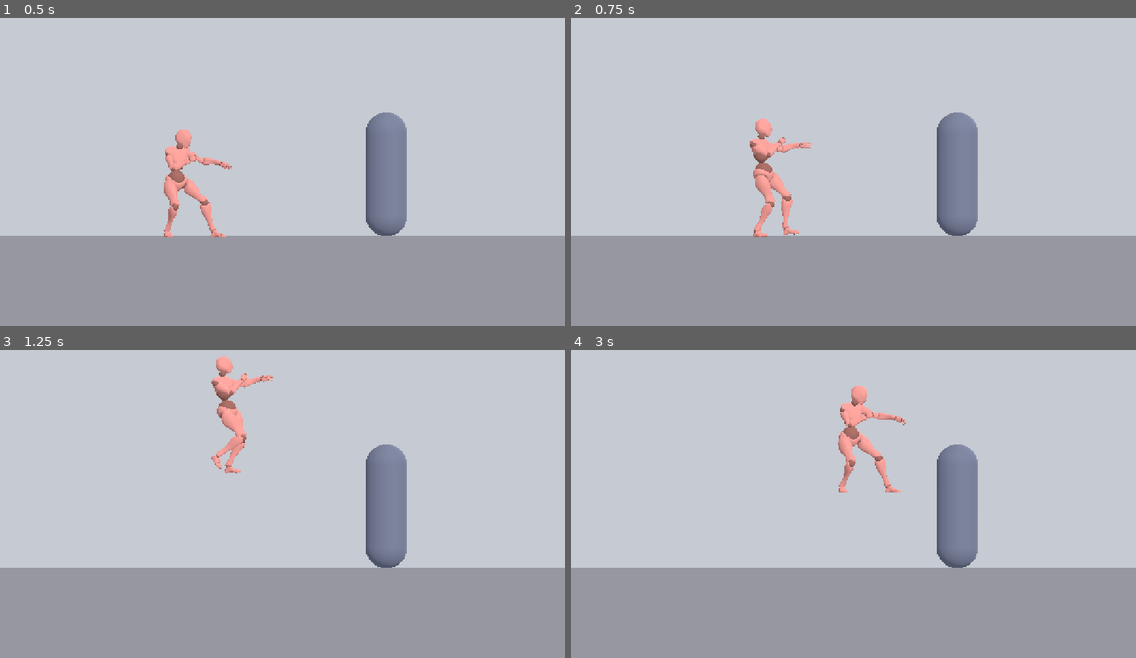
Above: before the commit, frames 1-4 (two rows, left to right).
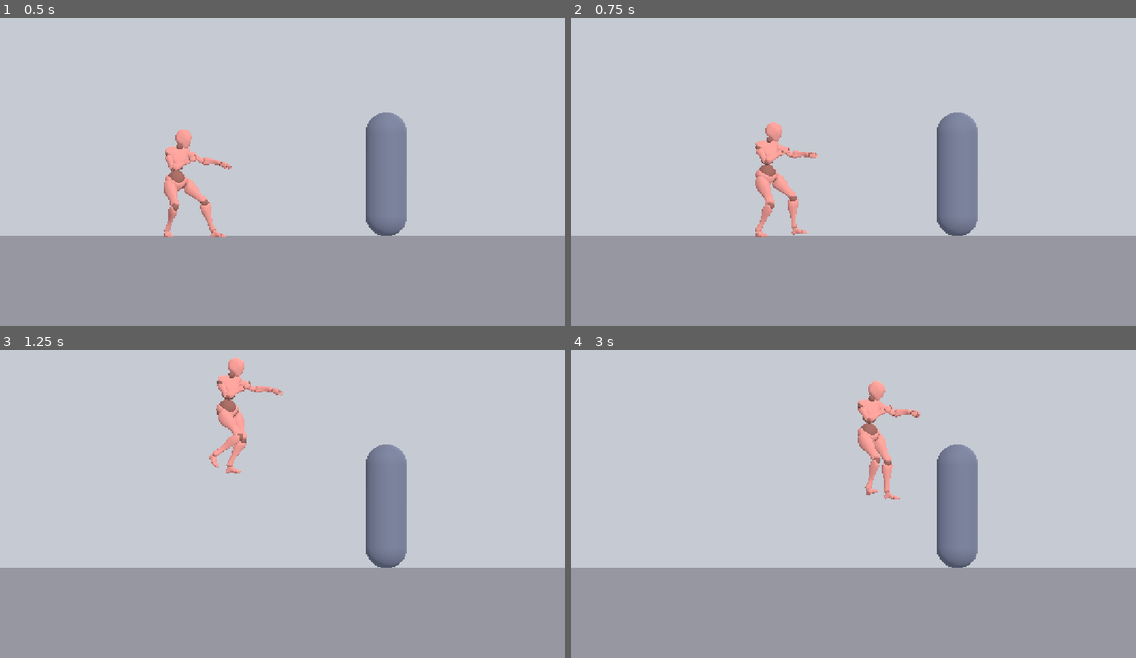
Above: after the commit, the same moments.

Repository: RJL-Marquez/RIVEN
Game: Godot game, scene res://scenes/Arena3D.tscn
Same seed, same stepped clock (60 frames per second), same inputs: the game is played once before the commit and once after it.
Inputs:
- Up to frame 1 (0.5 s): no input
- Up to frame 2 (0.75 s): hold D (move_right) from 0.53 s (still down); hold S (crouch) from 0.53 s (still down)
- Up to frame 3 (1.25 s): keep holding D (move_right); keep holding S (crouch); tap W (jump) at 0.77 s
- Up to frame 4 (3 s): release D (move_right) at 1.28 s; release S (crouch) at 1.28 s; hold Down 1.28-2.03 s; tap J (attack) at 1.35 s; tap W (jump) at 1.52 s; tap S (crouch) at 1.55, 2.85 s; hold D (move_right) 2.03-2.78 s; hold S (crouch) 2.03-2.78 s; tap L (block) at 2.1 s; hold Up from 2.78 s (still down)

Frame 1 is identical in both runs. In frame 2, 1.3% of the frame differs, in the area x 31-44%, y 32-72%; in frame 3, 1.0%; in frame 4, 2.1%, in the area x 47-62%, y 10-49%.

Commit message:
Phase 1: walk holds the idle fighting stance (hunch + guard), soft transitions
While walking, the upper body holds the idle posture (hunged torso + guard
arms) and the pelvis tilts into the stance; thighs are compensated so the
feet and knees keep the natural walk motion and stay planted. Idle <-> walk
cross-fades softly (no snap). Deeper crouch is deferred to the real character
mesh — forcing it kinks the Beta placeholder's knees.

Co-Authored-By: Claude Opus 4.8 <noreply@anthropic.com>

Diff:
--- a/actors/fighter3d/fighter3d.gd
+++ b/actors/fighter3d/fighter3d.gd
@@ -1,9 +1,14 @@
 extends CharacterBody3D
 ## 2.5D fighter: a 3D body constrained to the 2D fighting plane (moves on X,
 ## jumps on Y, pinned to Z = 0), facing the opponent. The Mixamo character +
-## its clips live under the Model node. Locomotion is a simple idle <-> walk
-## (forward / backward), with the idle's fighting guard (arms + fists) blended
-## onto the walking legs, fading in/out so there's no pop at idle <-> walk.
+## its clips live under the Model node.
+##
+## Walk = the reference Mixamo walk's FEET with the upper body held in the idle
+## fighting stance: the upper body holds the idle posture (hunged torso + guard
+## arms) and the pelvis tilts forward toward the idle (thighs compensated so the
+## feet keep the walk motion, knees untouched so they stay natural). A deeper
+## crouch is deferred until the real character mesh replaces this placeholder —
+## forcing it here just kinks the Beta mesh's knees.
 
 @export var speed := 1.0       # forward m/s — matches the Walking clip's stride
 @export var back_speed := 1.1  # retreat m/s — matches the Walking Backwards clip
@@ -11,14 +16,18 @@
 @export var jump_velocity := 7.0
 @export var opponent_path: NodePath
 
-## Height tweak: raise if the feet clip INTO the floor, lower (even negative)
-## if they FLOAT above it. Editable in the Inspector.
+## Height tweak: raise if feet clip INTO the floor, lower (even negative) if they
+## FLOAT above it. Editable in the Inspector.
 @export var foot_offset := -0.02
+
+## How much the torso hunches into the idle fighting stance while walking
+## (1 = full idle hunch, 0 = the walk's own upright torso).
+@export_range(0.0, 1.0) var stance_blend := 1.0
 
 const IDLE := "mixamo_com"       # Fight Idle clip baked into the character FBX
 const INPUT_DEADZONE := 0.2
-const BLEND := 0.15          # clip cross-fade time (idle <-> walk)
-const GUARD_FADE := 6.5      # upper-body guard blend rate (~0.15s to full)
+const BLEND := 0.32          # clip cross-fade time (idle <-> walk) — soft, not snappy
+const OVERLAY_FADE := 3.2    # stance overlay blend rate (~0.3s to full)
 
 ## The two sustained walk loops (exported from Mixamo, dropped in this folder).
 const CLIPS := {
@@ -35,14 +44,15 @@
 var _ap: AnimationPlayer
 var _state := S_IDLE
 var _clips_ok := {}
-
-# Upper-body guard pose captured from the idle, re-applied over the walk.
-var _upper_bones: Array[int] = []
+var _overlay := 0.0          # 0 = pure walk anim, 1 = full idle stance
+
+# Bone groups.
+var _upper_bones: Array[int] = []   # torso/head/arms -> hold idle posture
+var _thigh_bones: Array[int] = []   # UpLeg -> compensate for the pelvis tilt
 var _hips_bone := -1
-var _guard_pos := {}
-var _guard_rot := {}
-var _guard_captured := false
-var _guard_weight := 0.0  # 0 = pure anim (idle), 1 = full guard (walking)
+
+# Idle base pose (local rotation per bone index), the stance we hold.
+var _idle_rot := {}
 
 @onready var model: Node3D = $Model
 
@@ -58,9 +68,13 @@
 			idle.loop_mode = Animation.LOOP_LINEAR
 		for n in CLIPS:
 			_register_clip(CLIPS[n], n)
+	_classify_bones()
+	if _ap and _skeleton:
+		var ia := _ap.get_animation(IDLE)
+		if ia:
+			_sample_rot(ia, 0.0, _idle_rot)
 		_ap.play(IDLE)
-	_classify_bones()
-	process_priority = 100  # pose overrides / ground clamp run after the anim
+	process_priority = 100  # stance overlay / ground clamp run after the anim
 
 ## Pull the single clip out of a Mixamo FBX and add it (looped) to THIS
 ## character's AnimationPlayer. Both share the mixamorig skeleton, so the bone
@@ -99,8 +113,25 @@
 	inst.queue_free()
 	_clips_ok[anim_name] = true
 
+## Sample an animation's local rotation for every skeleton bone at time t.
+func _sample_rot(anim: Animation, t: float, out_rot: Dictionary) -> void:
+	out_rot.clear()
+	var name_to_i := {}
+	for i in _skeleton.get_bone_count():
+		name_to_i[_skeleton.get_bone_name(i)] = i
+	for ti in anim.get_track_count():
+		if anim.track_get_type(ti) != Animation.TYPE_ROTATION_3D:
+			continue
+		var path := String(anim.track_get_path(ti))
+		if not ":" in path:
+			continue
+		var bn := path.get_slice(":", 1)
+		if name_to_i.has(bn):
+			out_rot[name_to_i[bn]] = anim.rotation_track_interpolate(ti, t)
+
 func _classify_bones() -> void:
 	_upper_bones.clear()
+	_thigh_bones.clear()
 	_hips_bone = -1
 	if _skeleton == null:
 		return
@@ -109,6 +140,11 @@
 		if "Hips" in bn:
 			_hips_bone = i
 			continue
+		if "UpLeg" in bn:
+			_thigh_bones.append(i)
+			continue
+		if ("Leg" in bn) or ("Foot" in bn) or ("Toe" in bn):
+			continue  # knees / feet stay exactly as the walk clip poses them
 		for t in UPPER_TOKENS:
 			if t in bn:
 				_upper_bones.append(i)
@@ -161,34 +197,42 @@
 func _process(delta: float) -> void:
 	if _skeleton == null:
 		return
-	if not _guard_captured and _state == S_IDLE:
-		_capture_guard()
-	# Fade the guard in while walking, out while idle — synced with the clip
-	# cross-fade so there's no pop when you stop or start.
+	# Fade the stance overlay in while walking, out while idle — synced with the
+	# clip cross-fade so there's no pop when you stop or start.
 	var target := 1.0 if _state != S_IDLE else 0.0
-	_guard_weight = move_toward(_guard_weight, target, GUARD_FADE * delta)
-	if _guard_captured and _guard_weight > 0.001:
-		_apply_guard(_guard_weight)
+	_overlay = move_toward(_overlay, target, OVERLAY_FADE * delta)
+	if _overlay > 0.001 and not _idle_rot.is_empty():
+		_apply_stance(_overlay)
 	_ground_clamp()
 
-func _capture_guard() -> void:
+## Hunch the torso into the idle stance without touching the walking legs:
+##  - upper body -> hold the idle posture (hunged torso + guard arms)
+##  - hips       -> tilt the pelvis toward the idle, pinned horizontally (in place)
+##  - thighs     -> compensated for the pelvis tilt so the feet keep the walk motion
+func _apply_stance(w: float) -> void:
+	# Upper body holds the idle posture.
 	for i in _upper_bones:
-		_guard_pos[i] = _skeleton.get_bone_pose_position(i)
-		_guard_rot[i] = _skeleton.get_bone_pose_rotation(i)
-	_guard_captured = true
-
-## Overlay the captured guard on the upper body, and pin the hips horizontally
-## so the walk plays in place (our velocity does the travelling).
-func _apply_guard(w: float) -> void:
-	for i in _upper_bones:
-		var p := _skeleton.get_bone_pose_position(i)
-		var q := _skeleton.get_bone_pose_rotation(i)
-		_skeleton.set_bone_pose_position(i, p.lerp(_guard_pos[i], w))
-		_skeleton.set_bone_pose_rotation(i, q.slerp(_guard_rot[i], w))
-	if _hips_bone >= 0:
-		var hp := _skeleton.get_bone_pose_position(_hips_bone)
-		var r := _skeleton.get_bone_rest(_hips_bone).origin
-		_skeleton.set_bone_pose_position(_hips_bone, hp.lerp(Vector3(r.x, hp.y, r.z), w))
+		if not _idle_rot.has(i):
+			continue
+		var cur: Quaternion = _skeleton.get_bone_pose_rotation(i)
+		_skeleton.set_bone_pose_rotation(i, cur.slerp(_idle_rot[i], w))
+
+	# Pelvis tilt toward the idle; capture the change K to undo it on the thighs.
+	var k := Quaternion.IDENTITY
+	if _hips_bone >= 0 and _idle_rot.has(_hips_bone):
+		var h_old: Quaternion = _skeleton.get_bone_pose_rotation(_hips_bone)
+		var h_new: Quaternion = h_old.slerp(_idle_rot[_hips_bone], w * stance_blend)
+		_skeleton.set_bone_pose_rotation(_hips_bone, h_new)
+		k = h_new.inverse() * h_old
+		var cp: Vector3 = _skeleton.get_bone_pose_position(_hips_bone)
+		var rest := _skeleton.get_bone_rest(_hips_bone).origin
+		_skeleton.set_bone_pose_position(_hips_bone, cp.lerp(Vector3(rest.x, cp.y, rest.z), w))
+
+	# Thighs keep the reference walk's world orientation despite the pelvis tilt,
+	# so the feet (and knees) keep the natural walk motion.
+	for i in _thigh_bones:
+		var cur: Quaternion = _skeleton.get_bone_pose_rotation(i)
+		_skeleton.set_bone_pose_rotation(i, k * cur)
 
 func _ground_clamp() -> void:
 	# Plant the character: shift the model so the skeleton's lowest point sits
